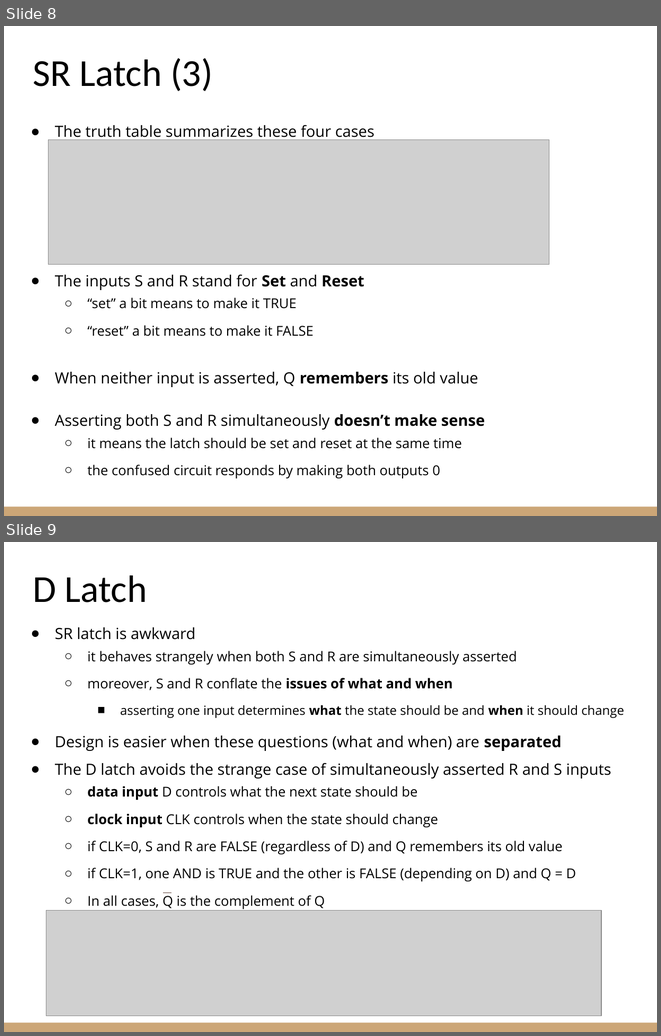
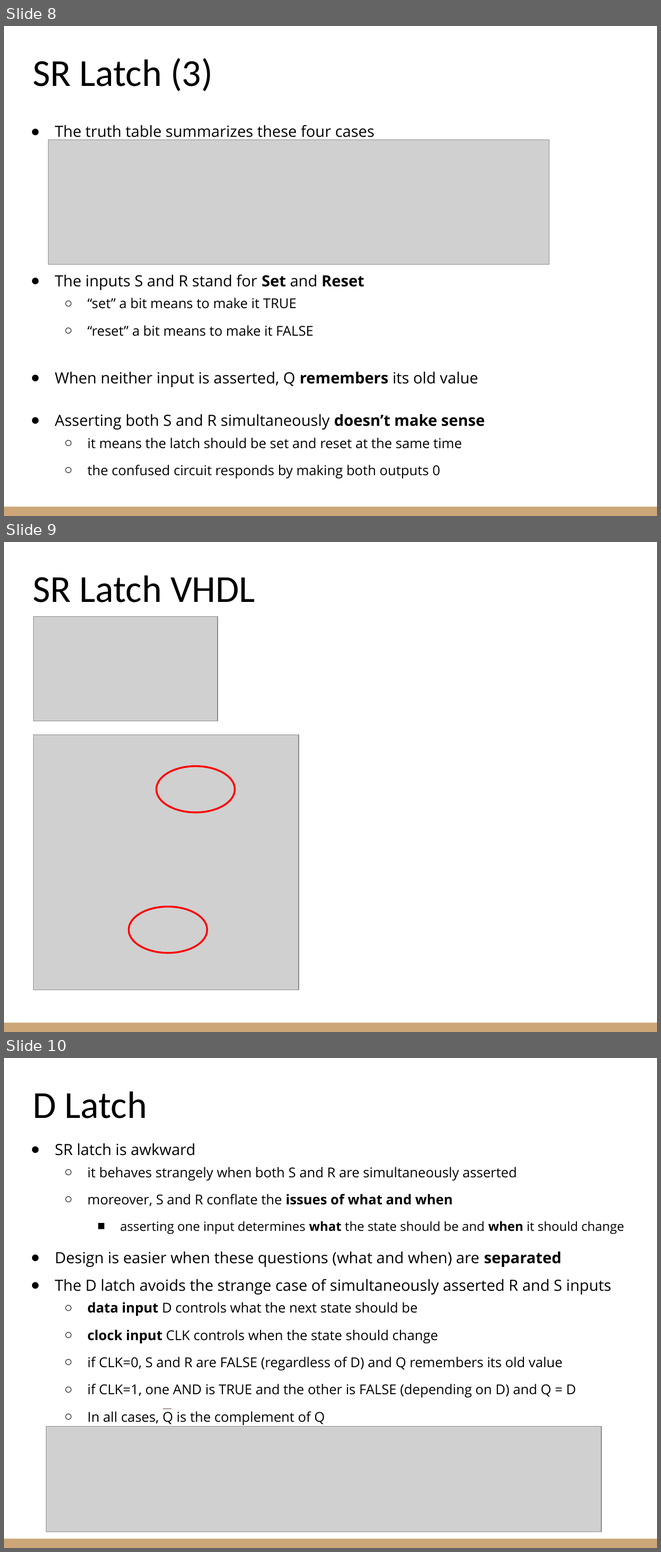
Before and after one commit to riccardoberta/esd, a slide deck: 09 - Sequential Circuits/slides.pptx. Shown one above the other, each under a label of ours: slides 8 and 9 before the commit, slides 8, 9 and 10 after it. The pictures are 661x1036 and 661x1552 pixels, drawn with LibreOffice and Linux fonts; fonts in the diff are those of the drawing; grey boxes stand for pictures. Boxes give left, top, right and bottom in pixels: in the first picture for what was removed or moved away, otherwise in the second. Text is boxed around its words. In the diff, an @@ line names an element or a change of style, - is before the commit and + after.

```diff
--- a/09 - Sequential Circuits/slides.pptx
+++ b/09 - Sequential Circuits/slides.pptx
@@ slide 9 added at <box>4,542,657,1032</box>, background #FFFFFF; not listed: 1 template element that a slide beside it also shows @@
@@ title added at <box>33,575,255,602</box>, 42 pt, text #000000 @@
+SR Latch VHDL
@@ picture added at <box>33,616,218,721</box> @@
@@ picture added at <box>33,734,299,990</box> @@
@@ ellipse added at <box>156,766,235,812</box>, outline #FF0000 2 pt @@
@@ ellipse added at <box>129,906,207,953</box>, outline #FF0000 2 pt @@
@@ what was slide 9 is now slide 10 @@
```
Also in this commit, not shown: 8 slides changed, 7 other slides added, 4 slides removed, 36 other files.
